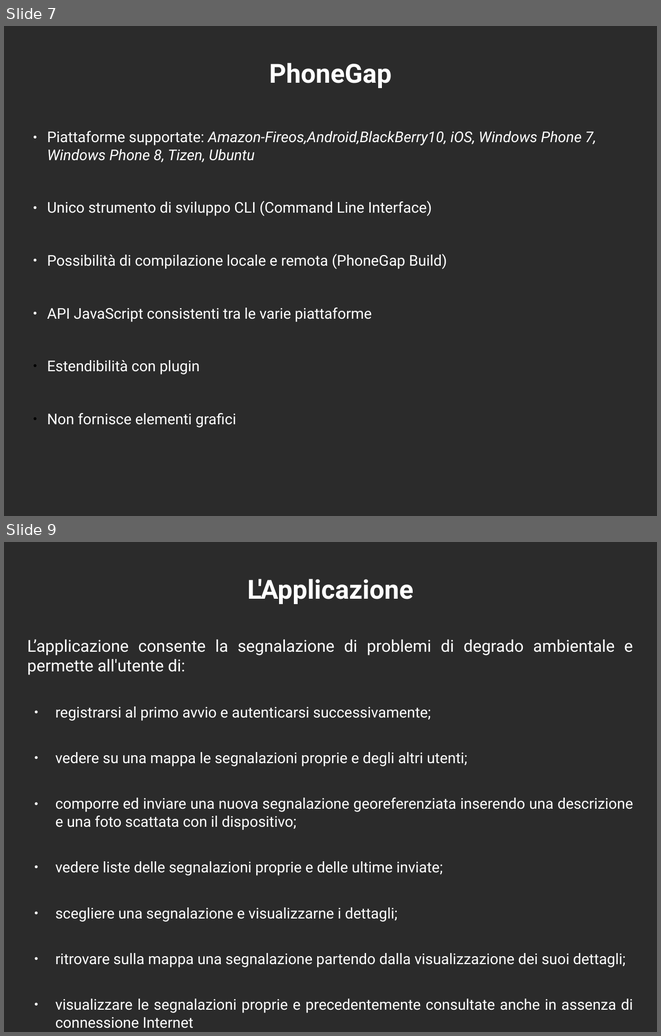
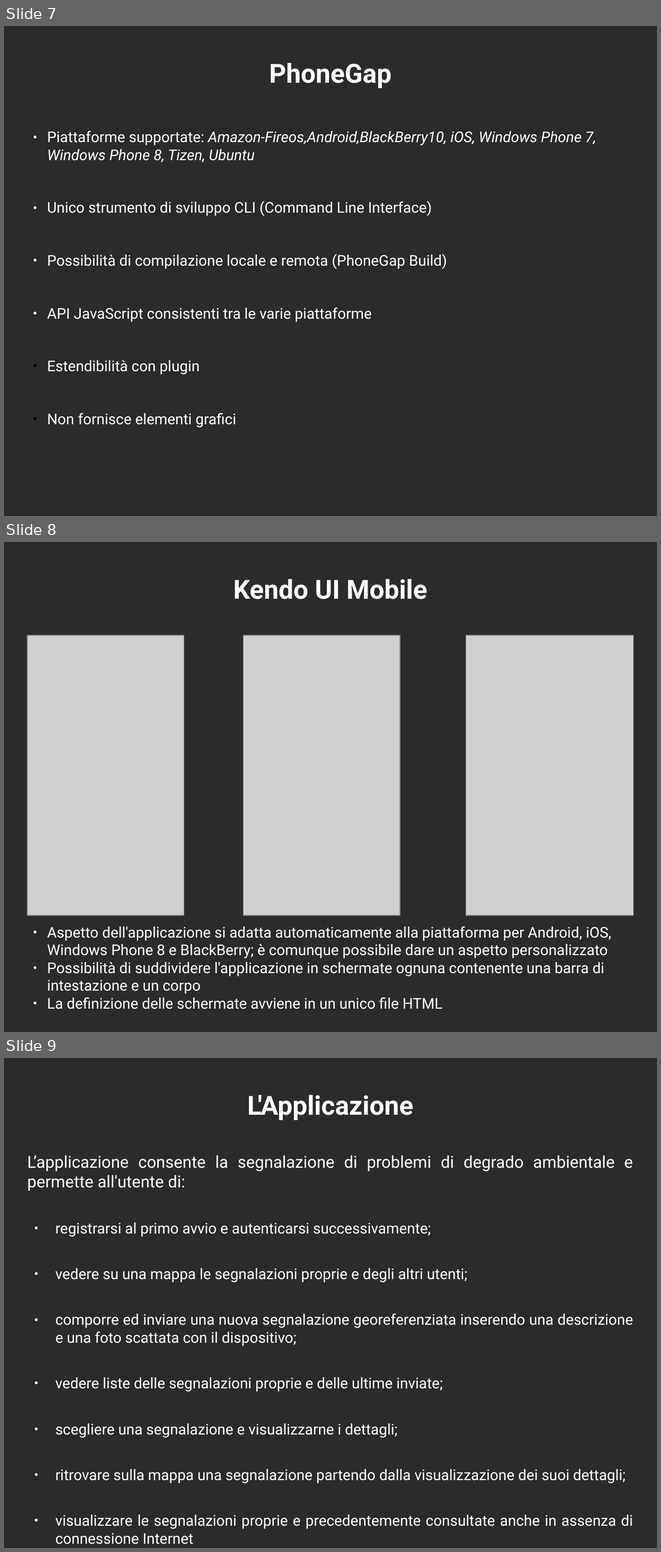
Before and after one commit to mircobe87/tesi-crossplatform, a slide deck: presentazione/presentazione.odp. Shown one above the other, each under a label of ours: slides 7 and 9 before the commit, slides 7, 8 and 9 after it; the slides between them are not shown. The pictures are 661x1036 and 661x1552 pixels, drawn with LibreOffice and Linux fonts; fonts in the diff are those of the drawing; grey boxes stand for pictures; background and template pictures are left out; a plain dark background stands for a picture behind light text. Boxes give left, top, right and bottom in pixels: in the first picture for what was removed or moved away, otherwise in the second. Text is boxed around its words. In the diff, an @@ line names an element or a change of style, - is before the commit and + after.

Commit message:
modificata slide kendoui mobile

```diff
--- a/presentazione/presentazione.odp
+++ b/presentazione/presentazione.odp
@@ slide 8 added at (x1=4, y1=542, x2=657, y2=1032), background picture (left out) @@
@@ title added at (x1=233, y1=579, x2=427, y2=599), 32 pt, text #FFFFFF, bold @@
+Kendo UI Mobile
@@ picture added at (x1=27, y1=635, x2=184, y2=915) @@
@@ picture added at (x1=244, y1=635, x2=400, y2=915) @@
@@ picture added at (x1=466, y1=635, x2=634, y2=915) @@
@@ text added at (x1=47, y1=926, x2=611, y2=1009), 18 pt, text #FFFFFF @@
+● Aspetto dell'applicazione si adatta automaticamente alla piattaforma per Android, iOS, Windows Phone 8 e BlackBerry; è comunque possibile dare un aspetto personalizzato
+● Possibilità di suddividere l'applicazione in schermate ognuna contenente una barra di intestazione e un corpo
+● La definizione delle schermate avviene in un unico file HTML
```
Also in this commit, not shown: 1 slide removed.
